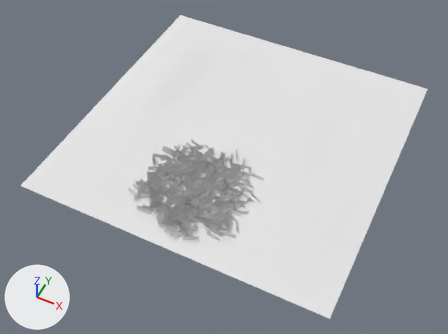
An edit to the Blender file models/blender/surface4.blend, drawn before and after from the same camera.
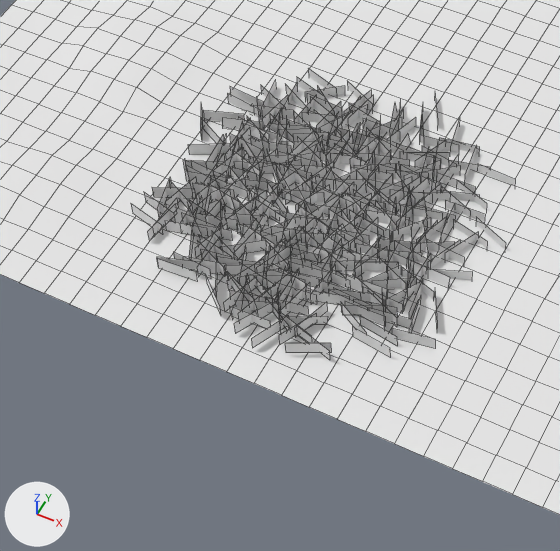
Old and new are each drawn whole from a 50 mm camera at (4.83, -10.53, 11.63) aimed at (-0.04, -0.79, -0.54) and again close up on the part from 18% to 63% of the width and 34% to 93% of the height. Every picture has the same lights, and +X, +Y and +Z are marked at lower left. The close-ups show mesh edges as thin lines.
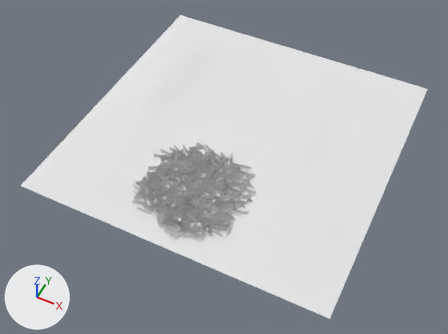
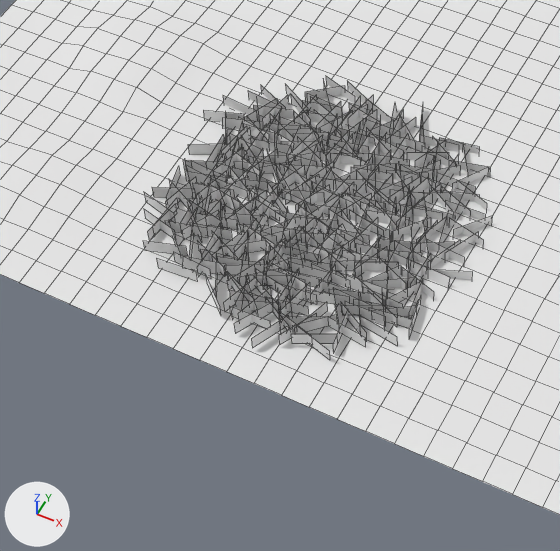
The change, as a diff of the scene's bpy script:
```diff
--- a/models/blender/surface4.blend.py
+++ b/models/blender/surface4.blend.py
@@ me_plane_1446 @@
-me_plane_1446.from_pydata(...)  # 2721 vertices, 1432 faces; spans x -4.0..4.0, y -4.0..4.0, z -0.08..0.23
+me_plane_1446.from_pydata(...)  # 2701 vertices, 1427 faces; spans x -4.0..4.0, y -4.0..4.0, z -0.08..0.23
+# me_plane_1446 part 1: the loose piece of 4 vertices spanning x 0.35..0.68, y -3.66..-3.49, z 0.04..0.18 is moved by (0.0, 0.1, 0.0)
+# me_plane_1446 part 2: the loose piece of 4 vertices spanning x 0.93..0.98, y -2.1..-1.73, z 0.04..0.18 is moved by (0.0, 0.27, 0.0)
+# me_plane_1446 part 3: the loose piece of 4 vertices spanning x 0.2..0.39, y -0.93..-0.62, z 0.04..0.18 is moved by (0.5, -0.45, 0.0)
+# me_plane_1446 part 4: the loose piece of 4 vertices spanning x -0.8..-0.69, y -3.15..-2.8, z 0.04..0.18 is moved by (0.16, 0.0, 0.0)
+# me_plane_1446 part 5: the loose piece of 4 vertices spanning x -0.8..-0.73, y -1.89..-1.53, z 0.04..0.18 is moved by (0.11, 0.0, 0.0)
+# me_plane_1446 part 6: the loose piece of 4 vertices spanning x -1.48..-1.11, y -1.43..-1.4, z 0.04..0.18 is moved by (0.17, 0.03, 0.0)
+# me_plane_1446 part 7: the loose piece of 4 vertices spanning x -1.12..-1.11, y -2.02..-1.65, z 0.04..0.18 is moved by (0.16, 0.0, 0.0)
+# me_plane_1446 part 8: the loose piece of 4 vertices spanning x -1.62..-1.43, y -2.0..-1.68, z 0.04..0.18 is moved by (0.26, 0.0, 0.0)
+# me_plane_1446 part 9: the loose piece of 4 vertices spanning x -0.96..-0.6, y -0.99..-0.88, z 0.04..0.18 is moved by (0.19, -0.01, 0.0)
+# me_plane_1446 part 10: the loose piece of 4 vertices spanning x 1.0..1.36, y -1.99..-1.9, z 0.04..0.18 is moved by (-0.04, 0.0, 0.0)
+# me_plane_1446 part 11: the loose piece of 4 vertices spanning x -1.03..-0.68, y -3.37..-3.25, z 0.04..0.18 is moved by (-0.19, 0.09, 0.0)
+# me_plane_1446 part 12: the loose piece of 4 vertices spanning x 0.75..1.12, y -3.32..-3.27, z 0.04..0.18 is moved by (-0.22, 0.0, 0.0)
+# me_plane_1446 part 13: the loose piece of 4 vertices spanning x -0.39..-0.03, y -3.18..-3.11, z 0.04..0.18 is moved by (0.15, 0.0, 0.0)
+# me_plane_1446 part 14: the loose piece of 4 vertices spanning x -1.53..-1.18, y -3.06..-2.97, z 0.04..0.18 is moved by (0.13, 0.0, 0.0)
+# me_plane_1446 part 15: the loose piece of 4 vertices spanning x -0.41..-0.32, y -1.22..-0.86, z 0.04..0.18 is moved by (0.15, -0.19, 0.0)
+# me_plane_1446 part 16: the loose piece of 4 vertices spanning x -1.39..-1.3, y -2.92..-2.57, z 0.04..0.18 is moved by (0.0, 0.14, 0.0)
+# me_plane_1446 part 17: the loose piece of 4 vertices spanning x -0.78..-0.49, y -1.25..-1.03, z 0.04..0.18 is rebuilt with 4 vertices and now spans x -0.77..-0.54, y -1.22..-0.93, z 0.04..0.18
+# me_plane_1446 part 18: 26 loose pieces with 104 vertices, spanning x -1.51..1.5, y -3.36..-0.81, z 0.04..0.18, are deleted
+# me_plane_1446 part 19
+# 4 vertices are removed from x -0.04..0.11, y -1.17..-0.84, z 0.04..0.18
+# 1 face is deleted
+# 44 vertices are added at x -1.48..1.28, y -3.49..-0.97, z 0.04
+# 44 new vertices lie (0.0, 0.0, 0.14) away from vertices in x -1.48..1.28, y -3.49..-0.97, z 0.04
+# 22 new faces join them, mat_wheat (its picture is missing)
 me_plane_1446.materials.append(mat_wheat)
```

Changed parts and their boxes (x1, y1, x2, y2) in the close-ups (560 x 551 px; the box of a moved part takes in the faces that stretch with it):
part 1 of me_plane_1446, moved or reshaped: before (285, 343, 331, 353); after (291, 334, 337, 344)
part 2 of me_plane_1446, moved or reshaped: before (441, 204, 455, 238); after (455, 181, 469, 218)
part 3 of me_plane_1446, moved or reshaped: before (434, 92, 438, 127); after (463, 147, 468, 177)
part 4 of me_plane_1446, moved or reshaped: before (195, 224, 228, 258); after (212, 230, 244, 262)
part 5 of me_plane_1446, moved or reshaped: before (275, 121, 289, 151); after (286, 128, 300, 155)
part 6 of me_plane_1446, moved or reshaped: before (230, 87, 263, 106); after (248, 90, 281, 109)
part 7 of me_plane_1446, moved or reshaped: before (230, 120, 250, 148); after (246, 124, 266, 160)
part 8 of me_plane_1446, moved or reshaped: before (200, 107, 202, 140); after (225, 113, 226, 142)
part 9 of me_plane_1446, moved or reshaped: before (308, 68, 337, 96); after (326, 76, 355, 104)
part 10 of me_plane_1446, moved or reshaped: before (453, 219, 487, 248); after (449, 218, 483, 247)
part 11 of me_plane_1446, moved or reshaped: before (157, 257, 200, 271); after (143, 241, 187, 256)
part 12 of me_plane_1446, moved or reshaped: before (352, 327, 390, 357); after (328, 317, 365, 347)
part 13 of me_plane_1446, moved or reshaped: before (239, 262, 273, 289); after (256, 269, 290, 298)
part 14 of me_plane_1446, moved or reshaped: before (131, 204, 163, 235); after (144, 209, 175, 238)
part 15 of me_plane_1446, moved or reshaped: before (344, 90, 371, 114); after (348, 109, 377, 139)
part 16 of me_plane_1446, moved or reshaped: before (157, 178, 171, 217); after (166, 166, 180, 200)
part 17 of me_plane_1446, rebuilt: before (317, 85, 334, 115); after (323, 80, 331, 108)
part 18 of me_plane_1446, deleted: before (182, 77, 515, 348)
part 19 of me_plane_1446, built on: before (398, 107, 400, 130); after (170, 95, 492, 353)
